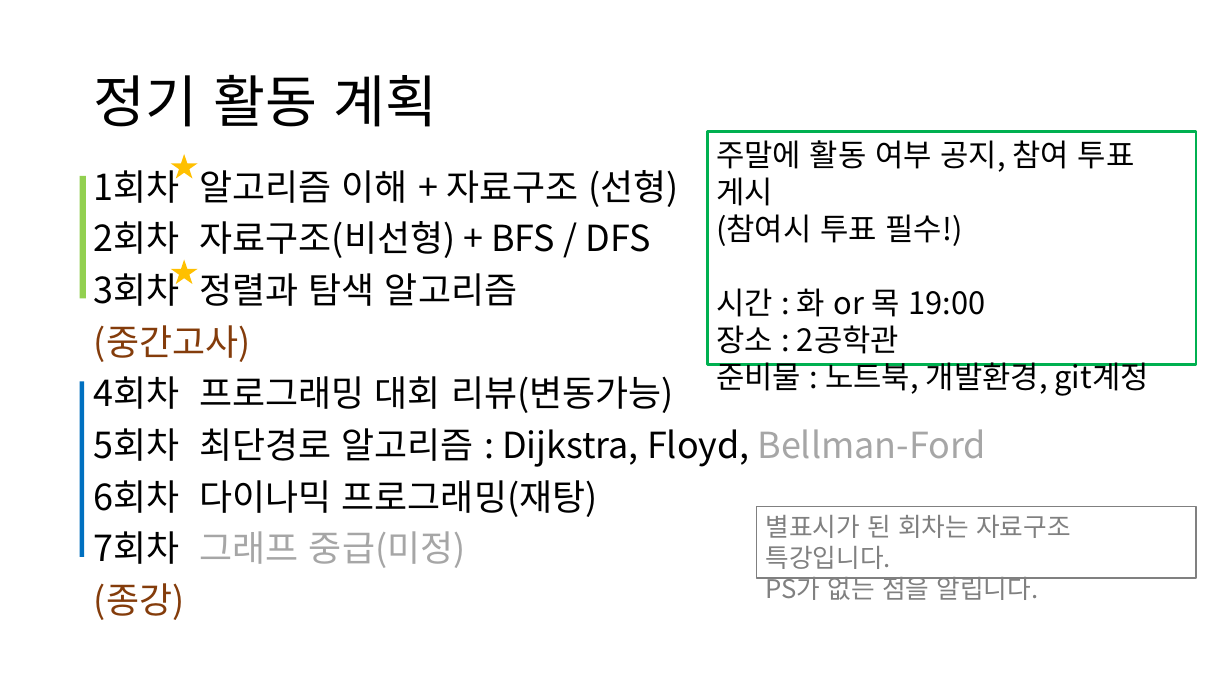
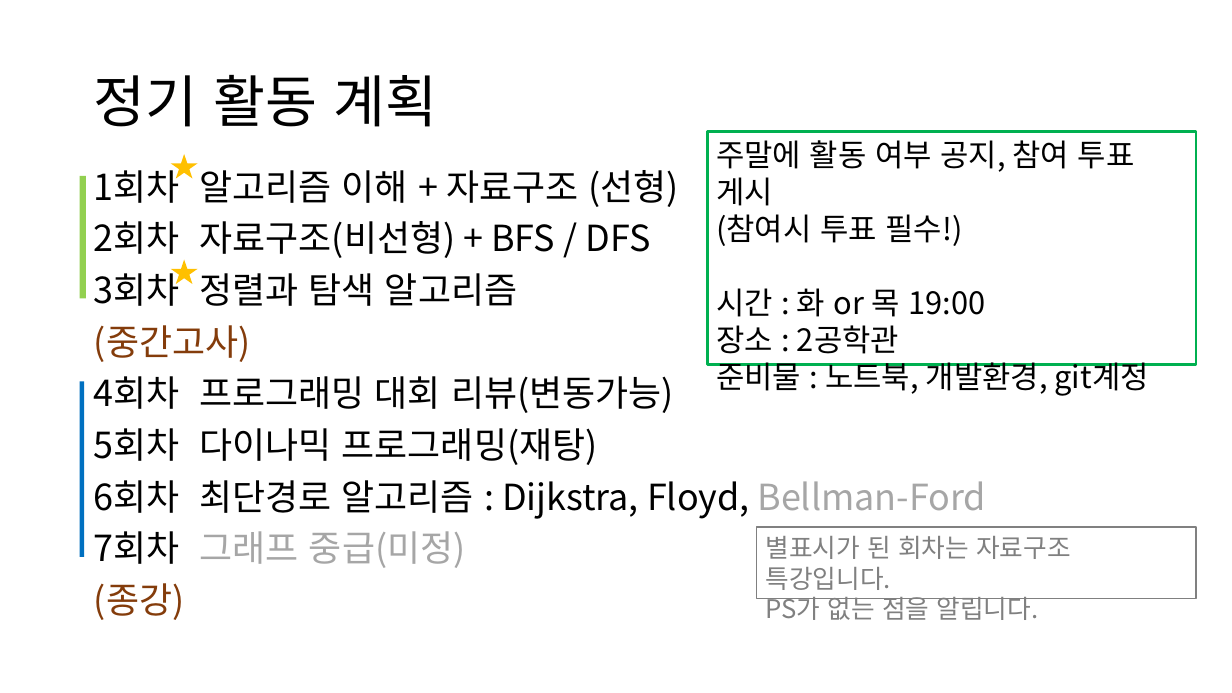
Before and after one commit to jm-kor-00/Seed_23-2nd, a slide deck: slide 4 of 2023 - 2학기 계획.pptx. Drawn at 1232x693 pixels with LibreOffice and Linux fonts; fonts in the diff are those of the drawing. Boxes give left, top, right and bottom in pixels: in the first picture for what was removed or moved away, otherwise in the second. Text is boxed around its words. In the diff, an @@ line names an element or a change of style, - is before the commit and + after.

```diff
--- a/2023 - 2학기 계획.pptx
+++ b/2023 - 2학기 계획.pptx
@@ text at [94, 428, 985, 519]: text changed @@
-5회차 최단경로 알고리즘 : Dijkstra, Floyd, Bellman-Ford
-6회차 다이나믹 프로그래밍(재탕)
+5회차 다이나믹 프로그래밍(재탕)
+6회차 최단경로 알고리즘 : Dijkstra, Floyd, Bellman-Ford
@@ rectangle "별표시가 된 회차는 자료구조 특강입니다.": place and size @@
-rectangle "별표시가 된 회차는 자료구조 특강입니다." at [757, 506, 1197, 578]
+rectangle "별표시가 된 회차는 자료구조 특강입니다." at [757, 527, 1197, 598]
```
Also in this commit, not shown: 7 other files.
